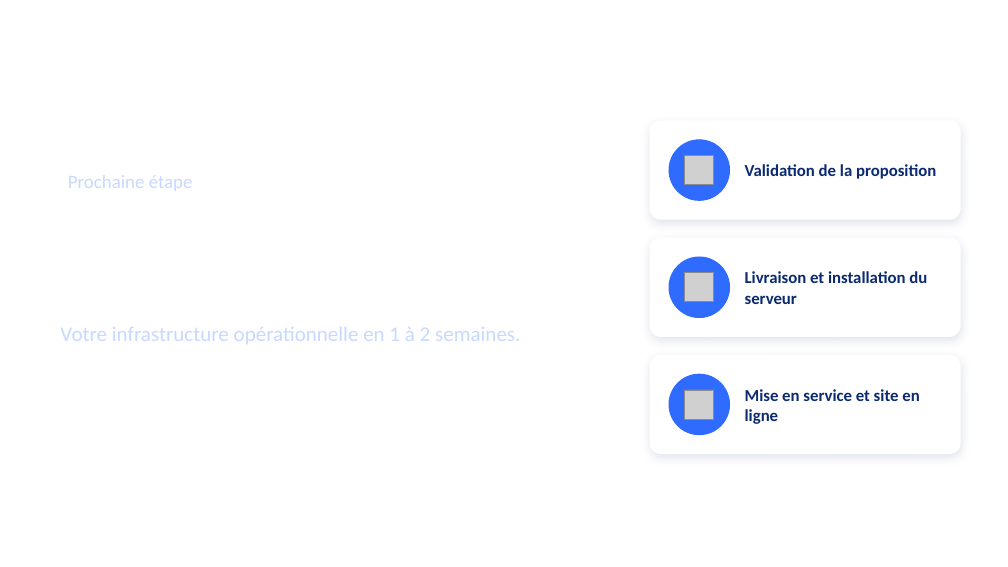
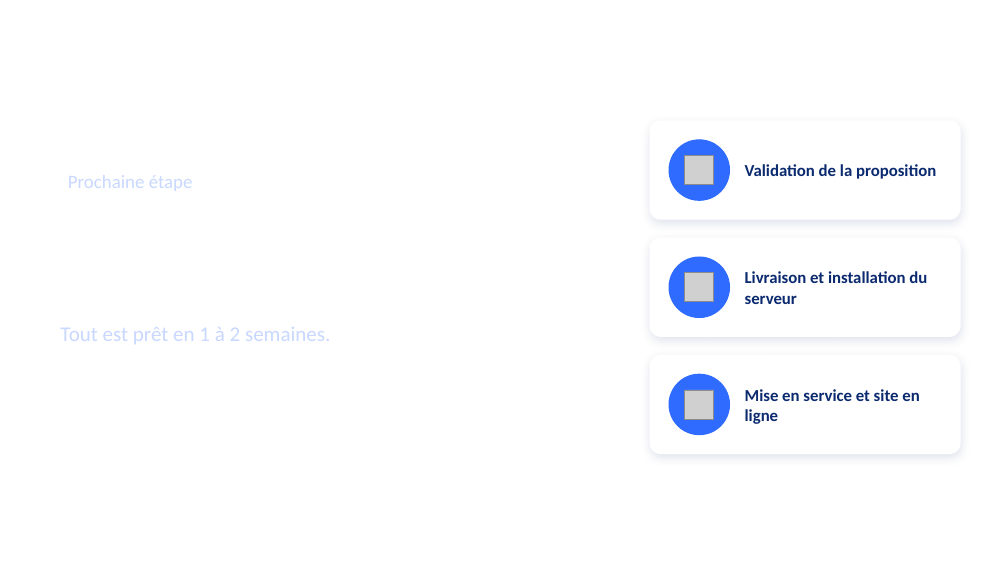
Before and after one commit to meledjearmel/others-documents, a slide deck: slide 15 of proposition-serveur/Proposition_Serveur_Proxmox_WindowsServer.pptx. Drawn at 1008x567 pixels with LibreOffice and Linux fonts; fonts in the diff are those of the drawing; grey boxes stand for pictures; background and template pictures are left out. Boxes give left, top, right and bottom in pixels: in the first picture for what was removed or moved away, otherwise in the second. Text is boxed around its words. In the diff, an @@ line names an element or a change of style, - is before the commit and + after.

```diff
--- a/proposition-serveur/Proposition_Serveur_Proxmox_WindowsServer.pptx
+++ b/proposition-serveur/Proposition_Serveur_Proxmox_WindowsServer.pptx
@@ text at [60,327,330,344]: text changed @@
-Votre infrastructure opérationnelle en 1 à 2 semaines.
+Tout est prêt en 1 à 2 semaines.
```
Also in this commit, not shown: 12 other slides changed, 1 slide added, 1 other file.
